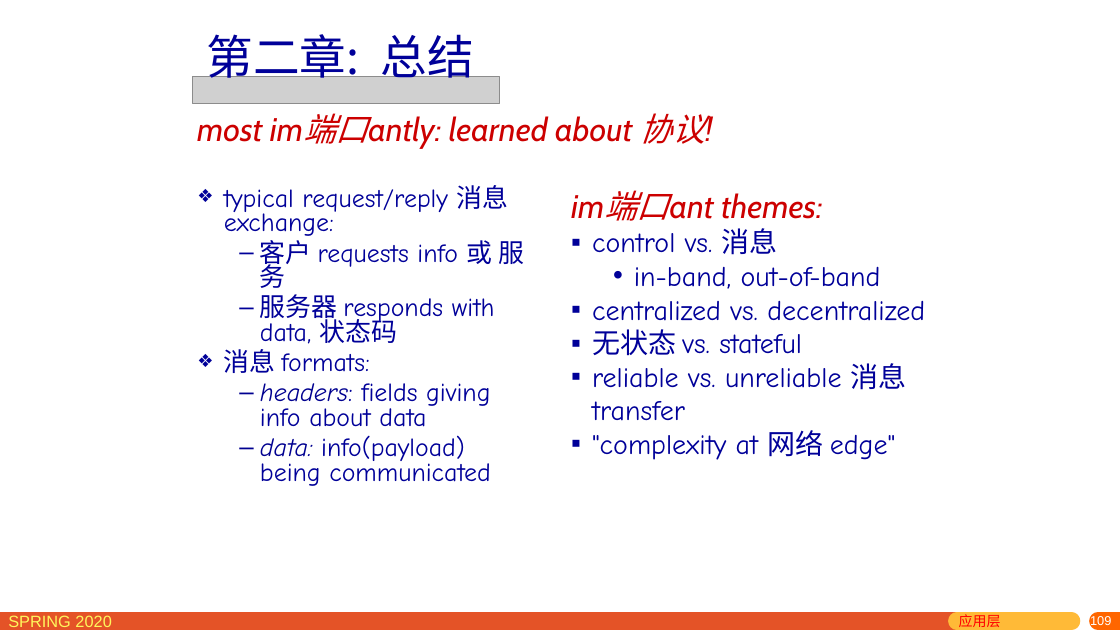
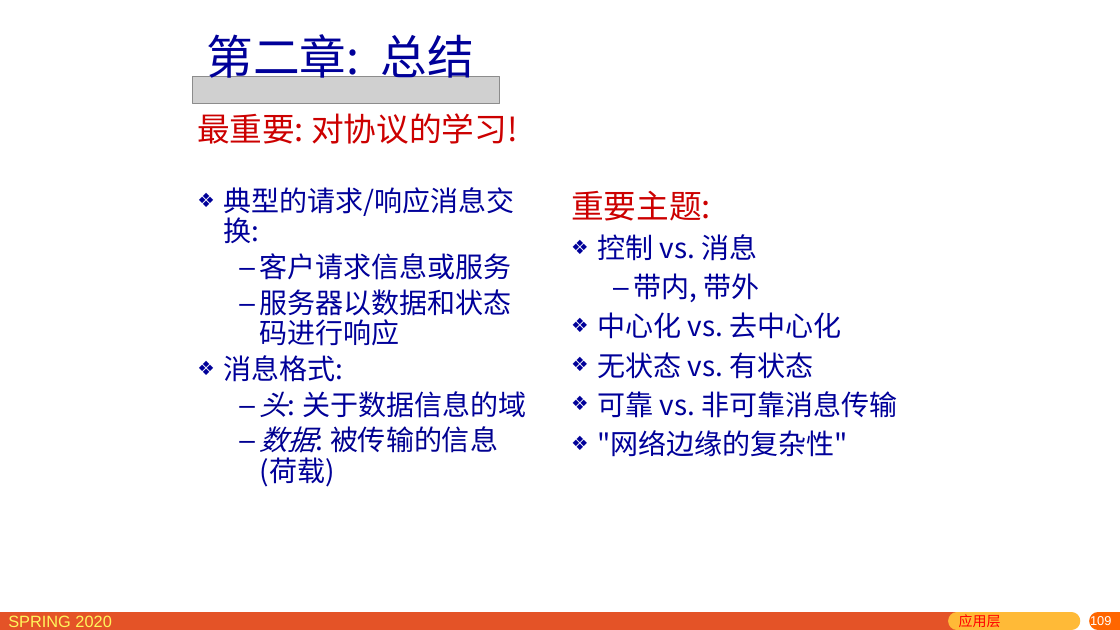
Before and after one commit to network-distributed/presentations, a slide deck: slide 109 of chapter2_cn.pptx. Drawn at 1120x630 pixels with LibreOffice and Linux fonts; fonts in the diff are those of the drawing; grey boxes stand for pictures. Boxes give left, top, right and bottom in pixels: in the first picture for what was removed or moved away, otherwise in the second. Text is boxed around its words. In the diff, an @@ line names an element or a change of style, - is before the commit and + after.

```diff
--- a/chapter2_cn.pptx
+++ b/chapter2_cn.pptx
@@ text at <box>197,113,517,144</box>: text changed; font Cabin to Noto Sans CJK SC; italic off @@
-most im端口antly: learned about 协议!
+最重要: 对协议的学习!
@@ text at <box>224,187,526,487</box>: text changed; size 22.2 to 24 pt; font Comic Neue to Noto Sans CJK SC @@
-❖ typical request/reply 消息 exchange:
-  – 客户 requests info 或 服务
-  – 服务器 responds with data, 状态码
-❖ 消息 formats:
-  – headers: fields giving info about data
-  – data: info(payload) being communicated
+❖ 典型的请求/响应消息交换:
+  – 客户请求信息或服务
+  – 服务器以数据和状态码进行响应
+❖ 消息格式:
+  – 头: 关于数据信息的域
+  – 数据: 被传输的信息(荷载)
@@ text at <box>571,191,898,457</box>: text changed; font Comic Neue to Noto Sans CJK SC @@
-im端口ant themes:
-▪ control vs. 消息
-  • in-band, out-of-band
-▪ centralized vs. decentralized
-▪ 无状态 vs. stateful
-▪ reliable vs. unreliable 消息 transfer
-▪ "complexity at 网络 edge"
+重要主题:
+❖ 控制 vs. 消息
+  – 带内, 带外
+❖ 中心化 vs. 去中心化
+❖ 无状态 vs. 有状态
+❖ 可靠 vs. 非可靠消息传输
+❖ "网络边缘的复杂性"
```
Also in this commit, not shown: 9 other slides changed, 1 other file.
